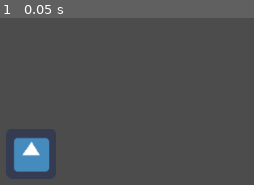
Above: before the commit, frame 1.
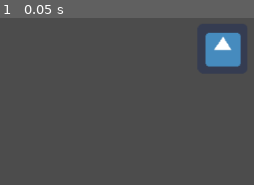
Above: after the commit, the same moment.

Repository: Daniel-control/Platformer-DaLe
Game: Godot game, scene res://World.tscn
The game is run twice, just before and just after one commit, with the same random seed, the same clock (stepped at 60 frames per second) and the same inputs. The project has no main scene, so this scene is started directly. The engine's default icon, where the game draws it, is replaced by a stand-in: a white triangle on a blue panel in a dark square.
Inputs:
- Up to frame 1 (0.05 s): no input

The runs differ from the first frame. In frame 1, 5.7% of the frame differs, in the area x 5-95%, y 8-93%.

Commit message:
Added collision

Diff:
--- a/whateverrr/World.tscn
+++ b/whateverrr/World.tscn
@@ -1,13 +1,19 @@
-[gd_scene load_steps=2 format=2]
+[gd_scene load_steps=3 format=2]
 
 [ext_resource path="res://icon.png" type="Texture" id=1]
+
+[sub_resource type="RectangleShape2D" id=1]
+extents = Vector2( 30, 27 )
 
 [node name="World" type="Node2D"]
 
 [node name="KinematicBody2D" type="KinematicBody2D" parent="."]
+position = Vector2( 524, 247 )
+
+[node name="Sprite" type="Sprite" parent="KinematicBody2D"]
+position = Vector2( 0.453735, -32.2308 )
+texture = ExtResource( 1 )
 
 [node name="CollisionShape2D" type="CollisionShape2D" parent="KinematicBody2D"]
-
-[node name="icon" type="Sprite" parent="KinematicBody2D/CollisionShape2D"]
-position = Vector2( 279.233, 349.585 )
-texture = ExtResource( 1 )
+position = Vector2( 0, -32 )
+shape = SubResource( 1 )
--- a/whateverrr/project.godot
+++ b/whateverrr/project.godot
@@ -10,7 +10,6 @@
 
 _global_script_classes=[  ]
 _global_script_class_icons={
-
 }
 
 [application]
